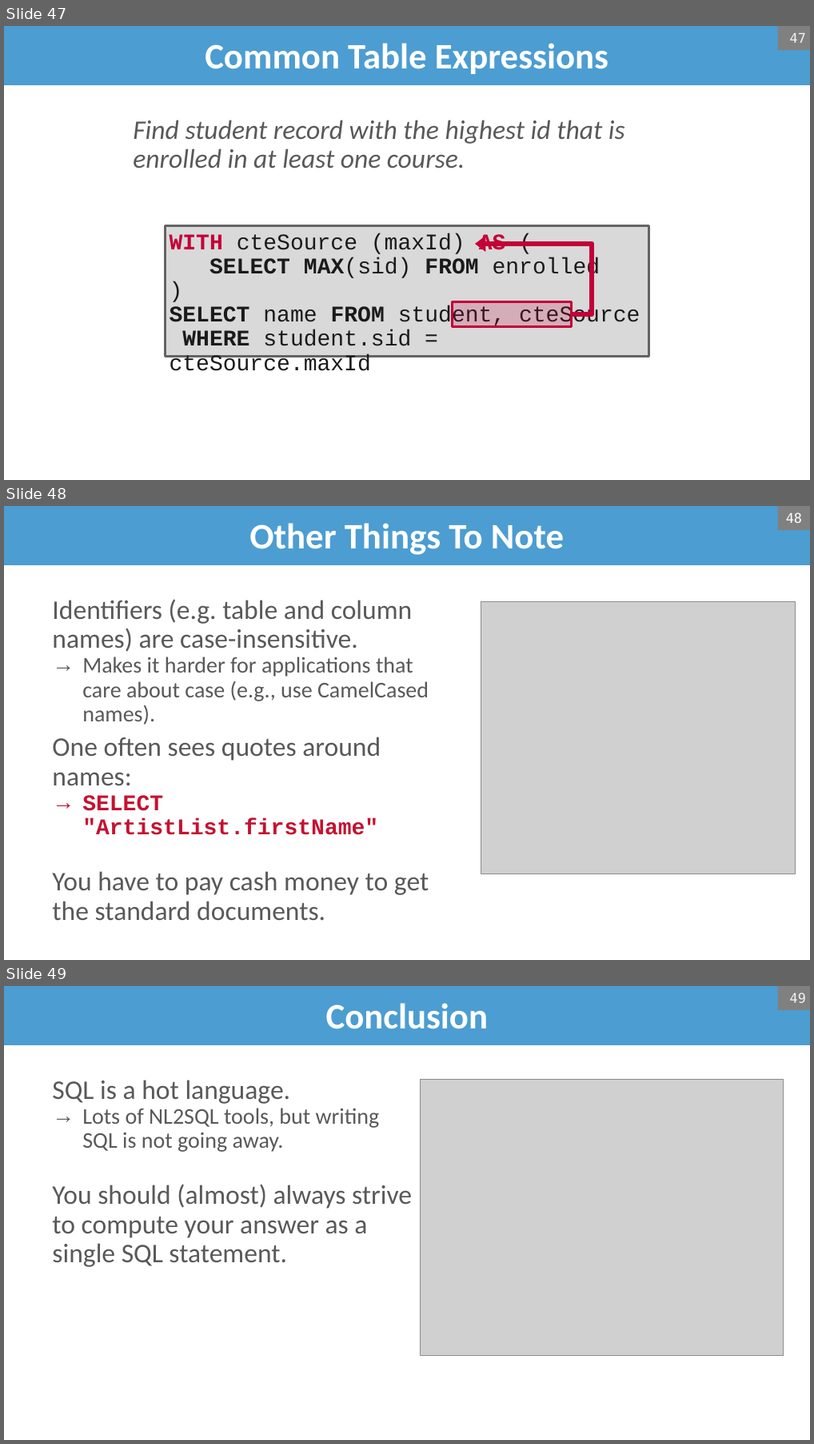
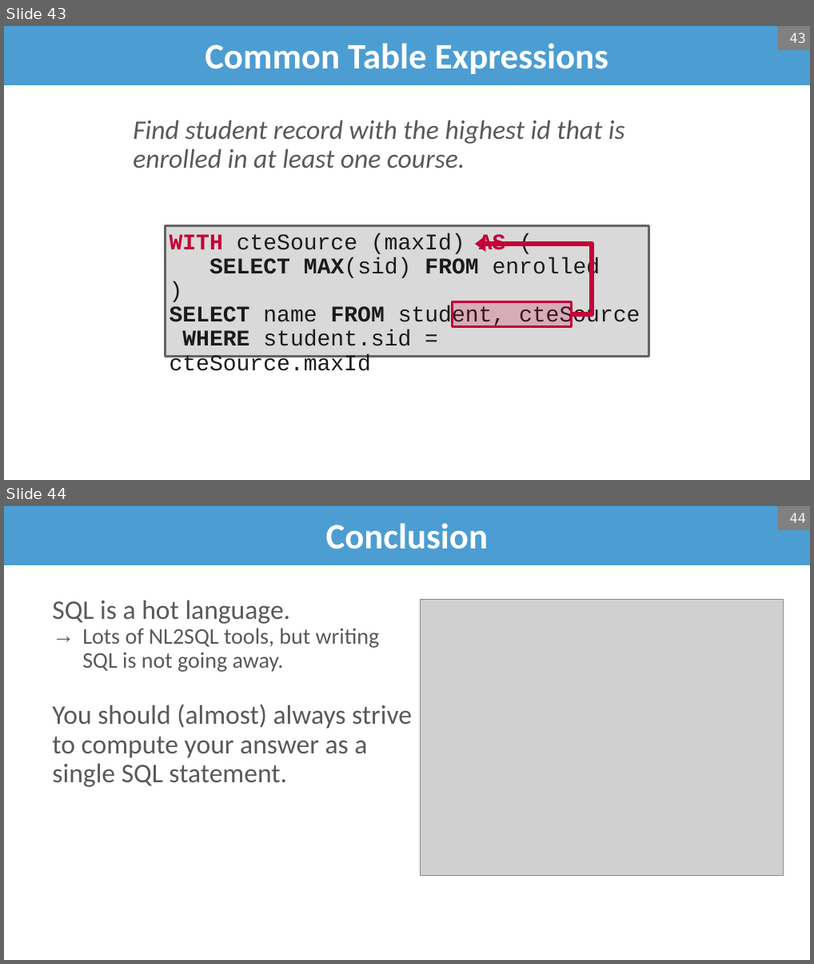
Before and after one commit to bsb20/bsb20.github.io, a slide deck: docs/421_f26/lectures/L2.pptx. Shown one above the other, each under a label of ours: slides 47, 48 and 49 before the commit, slides 43 and 44 after it. The pictures are 814x1444 and 814x964 pixels, drawn with LibreOffice and Linux fonts; fonts in the diff are those of the drawing; grey boxes stand for pictures; background and template pictures are left out. Boxes give left, top, right and bottom in pixels: in the first picture for what was removed or moved away, otherwise in the second. Text is boxed around its words. In the diff, an @@ line names an element or a change of style, - is before the commit and + after.

```diff
--- a/docs/421_f26/lectures/L2.pptx
+++ b/docs/421_f26/lectures/L2.pptx
@@ slide 48 removed at [4, 506, 810, 960], background #FFFFFF @@
@@ title removed at [4, 506, 810, 565] @@
-Other Things To Note
@@ page number removed at [778, 506, 810, 530] @@
-48
@@ text removed at [52, 599, 429, 920] @@
-Identifiers (e.g. table and column names) are case-insensitive.
-  → Makes it harder for applications that care about case (e.g., use CamelCased names).
-One often sees quotes around names:
-  → SELECT "ArtistList.firstName"
-You have to pay cash money to get the standard documents.
@@ picture removed at [482, 602, 796, 874] @@
@@ what was slide 47 is now slide 43 @@
@@ page number at [790, 32, 806, 43]: text changed @@
-47
+43
@@ what was slide 49 is now slide 44 @@
@@ page number at [790, 513, 806, 523]: text changed @@
-49
+44
```
Also in this commit, not shown: 3 slides changed, 4 other slides removed, 1 other file.
